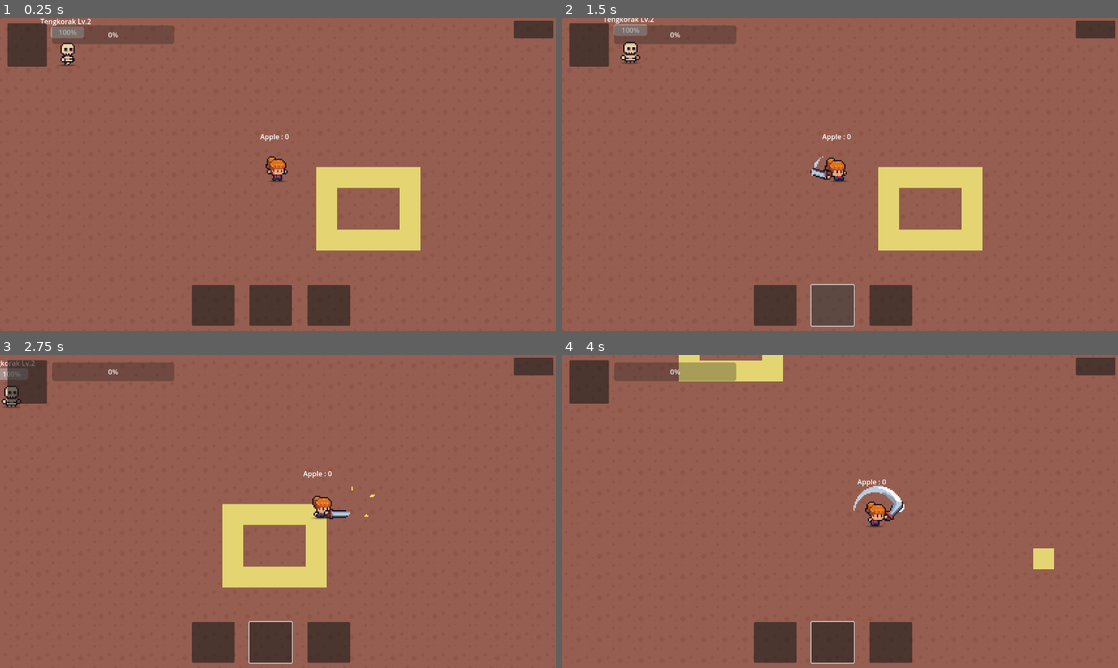
Above: before the commit, frames 1-4 (two rows, left to right).
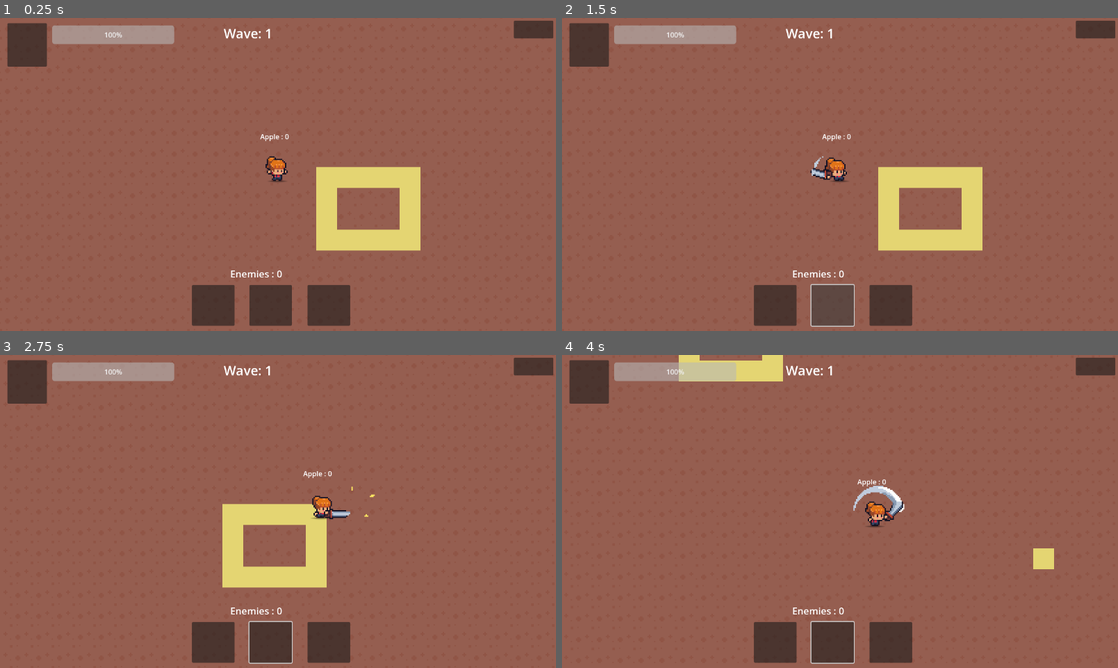
Above: after the commit, the same moments.

Repository: VeuronDev/techcode-team
Game: Godot game, scene res://scenes/levels/main_game.tscn
Two runs of this game, one before a commit and one after it. Both use one fixed random seed, a clock stepped at 60 frames per second and the inputs below.
Inputs (mouse positions are in pixels of both pictures, inside the frame that each line leads up to):
- Up to frame 1 (0.25 s): no input
- Up to frame 2 (1.5 s): click (773, 305) at 0.5 s; click (834, 305) at 1.25 s
- Up to frame 3 (2.75 s): move the mouse to (400, 495) at 2.02 s; hold D (move_right) from 2.03 s (still down); tap Space (attack) at 2.1 s
- Up to frame 4 (4 s): move the mouse to (728, 527) at 2.77 s; release D (move_right) at 2.78 s; hold S (move_down) 2.78-3.53 s; right-click (728, 527) at 2.85 s; move the mouse to (895, 442) at 3.52 s; hold D (move_right) from 3.53 s (still down); tap Space (attack) at 3.6 s

The runs differ from the first frame. In frame 1, 1.7% of the frame differs, in the area x 7-51%, y 0-83%; in frame 2, 1.8%; in frame 3, 1.8%, in the area x 0-51%, y 1-83%; in frame 4, 1.5%.

Commit message:
add waves

Diff:
--- a/scenes/levels/hud_fight.tscn
+++ b/scenes/levels/hud_fight.tscn
@@ -1,6 +1,9 @@
-[gd_scene format=3 uid="uid://deec6mcbmvuyv"]
+[gd_scene load_steps=2 format=3 uid="uid://deec6mcbmvuyv"]
+
+[ext_resource type="Script" uid="uid://pfrs13k4k3yi" path="res://scripts/hud_fight.gd" id="1_obyjr"]
 
 [node name="HUD_Fight" type="CanvasLayer"]
+script = ExtResource("1_obyjr")
 
 [node name="log_player" type="Label" parent="."]
 offset_left = 10.0
--- a/scripts/global.gd
+++ b/scripts/global.gd
@@ -15,7 +15,7 @@
 # ==========================
 # === WAVE SYSTEM ==========
 # ==========================
-var current_waves = 1
+var current_waves = 0
 var waves_active = false
 var enemies_alive = 0
 signal wave_updated
@@ -44,8 +44,8 @@
 # ==========================
 # === MAIN WAVE SYSTEM =====
 # ==========================
-func spawn_wave_enemies(player_pos: Vector2, waves: int):
-	for i in waves:
+func spawn_wave_enemies(player_pos: Vector2):
+	for i in current_waves:
 		var spawn_point_enemy = spawn_point_scene.instantiate()
 		var offset_x = randf_range(100.0 , 200.0)
 		var offset_y = randf_range(100.0 , 200.0)
@@ -54,7 +54,7 @@
 		get_parent().add_child.call_deferred(spawn_point_enemy)
 		spawn_point_enemy.name = "spawn_enemy_" + str(i + 1)
 		print("spawn enemy on :", spawn_point_enemy.global_position)
-	start_wave(waves)
+	start_wave(current_waves)
 
 func start_wave(enemy_count: int):
 	current_waves += 1
--- a/scripts/hud_fight.gd
+++ b/scripts/hud_fight.gd
@@ -7,15 +7,9 @@
 func _ready() -> void:
 	HealthPlayer.value = GlobalVar.healthPlayer
 	waves_info.text = "Wave: %d" % GlobalVar.current_waves
-	enemy_left.text = "Enemies: %d" % GlobalVar.enemies_alive
-	GlobalVar.connect("wave_updated", Callable(self, "_on_wave_updated"))
-	GlobalVar.connect("enemy_updated", Callable(self, "_on_enemy_updated"))
+	enemy_left.text = "Enemies : %d" % GlobalVar.enemies_alive
 
 func _process(delta: float) -> void:
 	HealthPlayer.value = GlobalVar.healthPlayer
-
-func _on_wave_updated():
 	waves_info.text = "Wave: %d" % GlobalVar.current_waves
-
-func _on_enemy_updated():
-	enemy_left.text = "Enemies: %d" % GlobalVar.enemies_alive
+	enemy_left.text = "Enemies : %d" % GlobalVar.enemies_alive
--- a/scripts/player.gd
+++ b/scripts/player.gd
@@ -19,7 +19,7 @@
 
 func _ready():
 	input_handle()
-	GlobalVar.spawn_wave_enemies(direction, 2)
+	GlobalVar.spawn_wave_enemies(direction)
 	GlobalVar.connect("show_kill_message", Callable(self, "_on_kill_message"))
 
 func _on_kill_message(text):
--- a/scripts/spawn_enemy.gd
+++ b/scripts/spawn_enemy.gd
@@ -5,7 +5,7 @@
 
 func _ready() -> void:
 	randomize()
-	spawn_random_enemies(5)
+	spawn_random_enemies(4)
 
 func spawn_random_enemies(count: int) -> void:
 	var spawn_points: Array = []
